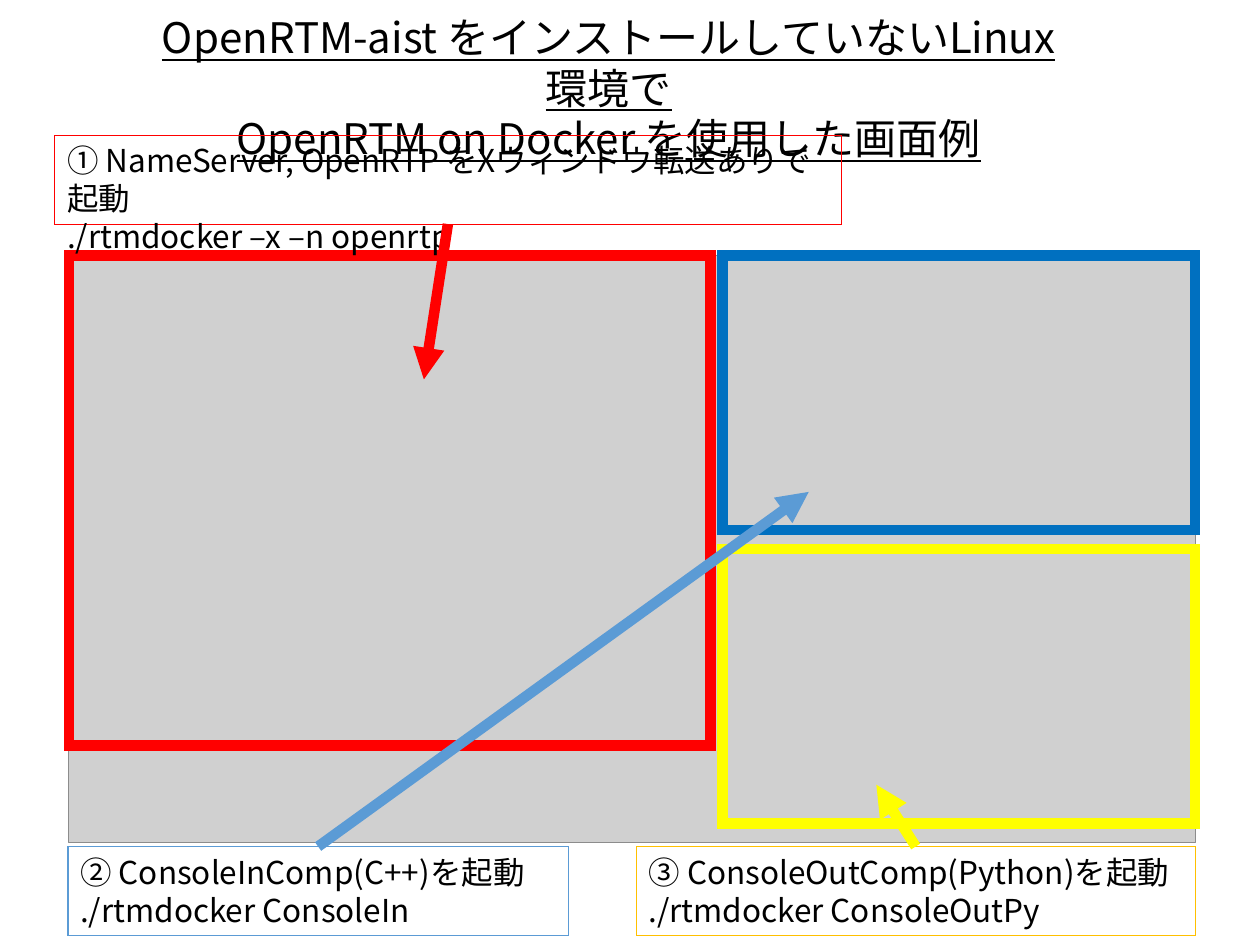
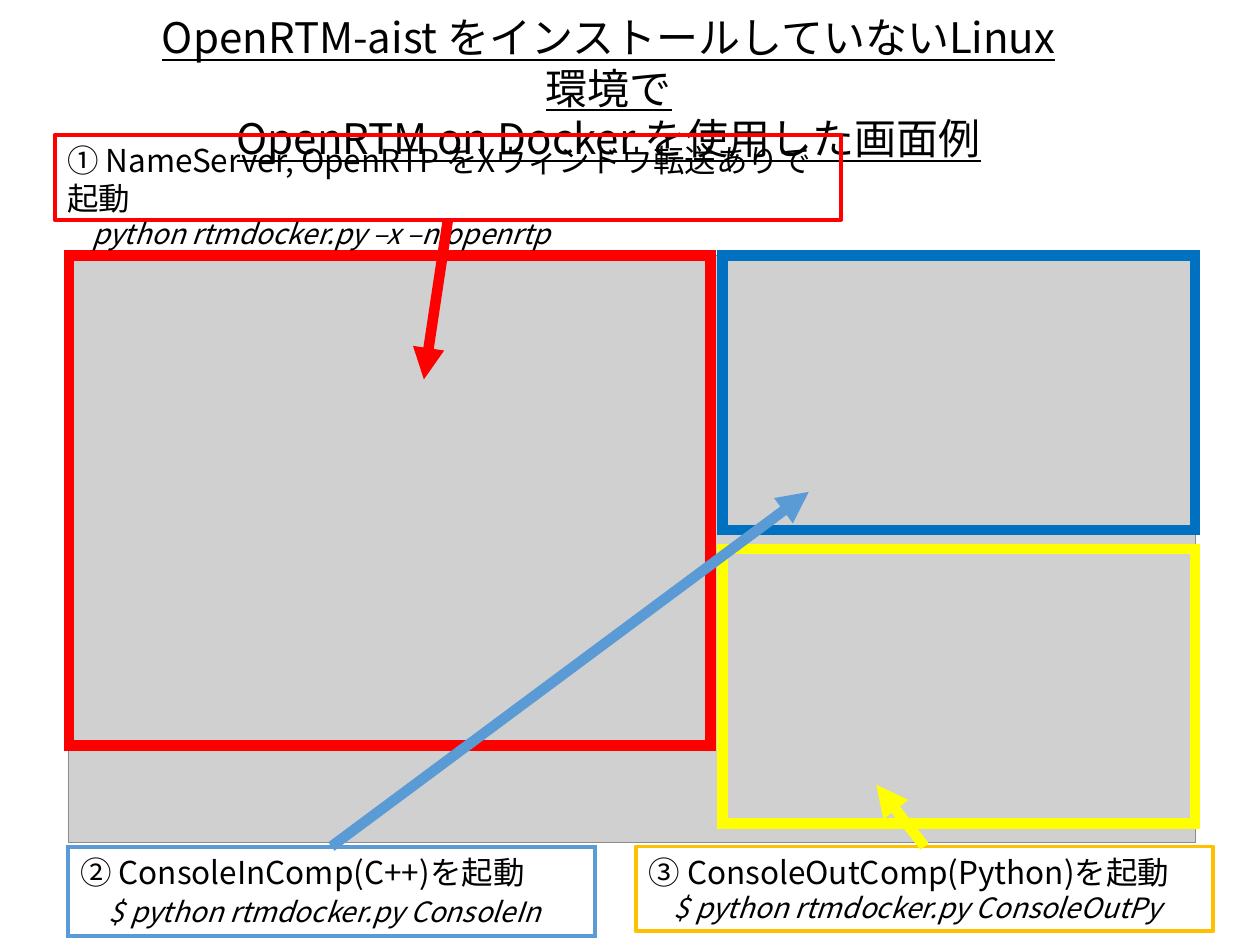
Before and after one commit to takahasi/docker-openrtm, a slide deck: slide 5 of docs/img/images.pptx. Drawn at 1260x945 pixels with LibreOffice and Linux fonts; fonts in the diff are those of the drawing; grey boxes stand for pictures. Boxes give left, top, right and bottom in pixels: in the first picture for what was removed or moved away, otherwise in the second. Text is boxed around its words. In the diff, an @@ line names an element or a change of style, - is before the commit and + after.

```diff
--- a/docs/img/images.pptx
+++ b/docs/img/images.pptx
@@ rectangle "① NameServer, OpenRTP をXウィンドウ転送ありで起動": place and size @@
-rectangle "① NameServer, OpenRTP をXウィンドウ転送ありで起動" at [54, 135, 840, 224]
+rectangle "① NameServer, OpenRTP をXウィンドウ転送ありで起動" at [54, 135, 840, 219]
@@ rectangle "① NameServer, OpenRTP をXウィンドウ転送ありで起動" at [54, 135, 840, 219]: outline #FF0000 0.75 pt to #FF0000 2.25 pt @@
@@ text in rectangle at [92, 218, 550, 252]: text changed; size 18 to 16 pt; italic on @@
-./rtmdocker –x –n openrtp
+python rtmdocker.py –x –n openrtp
@@ arrow moved from (447, 224) - (423, 379) to (447, 219) - (423, 379) @@
@@ arrow moved from (319, 847) - (809, 491) to (331, 847) - (809, 491) @@
@@ arrow moved from (916, 847) - (877, 785) to (925, 847) - (877, 785) @@
@@ rectangle "② ConsoleInComp(C++)を起動": place and size @@
-rectangle "② ConsoleInComp(C++)を起動" at [68, 847, 568, 936]
+rectangle "② ConsoleInComp(C++)を起動" at [68, 847, 595, 936]
@@ rectangle "② ConsoleInComp(C++)を起動" at [68, 847, 595, 936]: outline #5B9BD5 1 pt to #5B9BD5 2.25 pt @@
@@ rectangle "③ ConsoleOutComp(Python)を起動": place and size @@
-rectangle "③ ConsoleOutComp(Python)を起動" at [636, 847, 1196, 936]
+rectangle "③ ConsoleOutComp(Python)を起動" at [636, 847, 1213, 931]
@@ rectangle "③ ConsoleOutComp(Python)を起動" at [636, 847, 1213, 931]: outline #FFC000 0.75 pt to #FFC000 2.25 pt @@
@@ text in rectangle at [130, 899, 540, 929]: text changed; size 18 to 16 pt; italic on @@
-./rtmdocker ConsoleIn
+$ python rtmdocker.py ConsoleIn
@@ text in rectangle at [695, 888, 1160, 925]: text changed; size 18 to 16 pt; italic on @@
-./rtmdocker ConsoleOutPy
+$ python rtmdocker.py ConsoleOutPy
```
Also in this commit, not shown: 4 other files.
